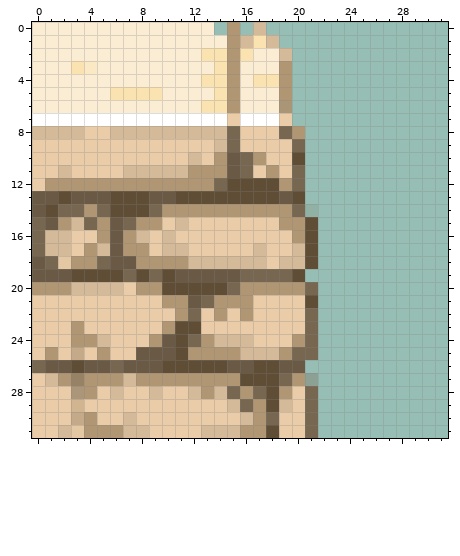
A pixel-art sprite gets an edit: Assets/Sprites/DesertTownWall/desertTownWallBottomRightCorner.png. Above, as it was before the edit.
The file is 32x32 pixels. Pixels under 10% opacity are left out. Colours within 5 levels of each other are drawn and written as one.
Once edited:
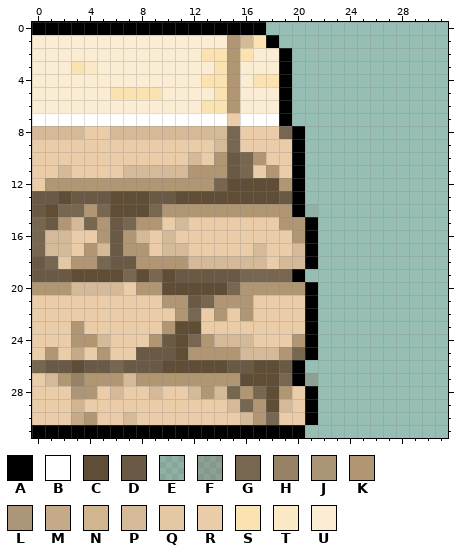
Palette (. is transparent): A #000000  B #ffffff  C #5f4d36  D #6a5a45  E #77665025  F #77665053  G #776650  H #988266  J #ac9271ea  K #b09673  L #ac9679  M #c4aa88  N #d1b591  P #d4ba98  Q #e4c8a3  R #eacda8  S #fbe2b1  T #fbe8c4  U #fbedd3
The author wrote: Outlined Desert Walls
The edit:
@@ x 0..31 @@
- 0 UUUUUUUUUUUUUU.K.P..............
- 1 UUUUUUUUUUUUUUUKPSP.............
- 2 UUUUUUUUUUUUUSSKSUUP............
- 3 UUUSTUUUUUUUUUSKUUUK............
- 4 UUUUUUUUUUUUUSSKUSSK............
- 5 UUUUUUSSSSUUUUSKUUUK............
- 6 UUUUUUUUUUUUUSSKUUUJ............
- 7 BBBBBBBBBBBBBBBRBBBR............
- 8 PPPPRRPPPPPPPPPGRRRGK...........
- 9 RRRRRRRRRRRRRRPGRRRRG...........
-10 RRRRRRRRRRRRPRKDGKRRC...........
-11 RRPRRRRPPPPPKKKDGRKRG...........
-12 RKKKKKKKKKKKKKGCCCCKG...........
-13 DDCDDDCCCDDCCCCCCCCDC...........
-14 DCGGKGCCCGKKKKKKKKKKGE..........
-15 GDKPGKDGKKRPRRRRRRRKKC..........
-16 GPPRRKDKPRPRRRRRRRRRKC..........
-17 GPPRKPDKKRPPRRRRRPRRPC..........
-18 DGQKKGDDKKKKPPPPPPRPPC..........
-19 DDDCCCCGCGCDDDDDGGGGC...........
-20 KKKPPPPRKKCCCCCGKKKKKG..........
-21 RRRRRRRRRRKKDGKKKRRRRC..........
-22 RRRRRRRRRRRKGRKRKRRRRG..........
-23 RRRKRRRRRRKCCRRRRRRRRG..........
-24 RRRKKPRRRKDCGKPPPRRRKG..........
-25 RKRMRKRRDDDCKKKKPPPKGG..........
-26 GDDCDDGDDDCCCCCDDCCDD...........
-27 RPKHKKKPKKKKKKKKCCCGKF..........
-28 RRRLKRPRRPRRPKPGKGCKRG..........
-29 RRRNRRRRRRRRRRRPGKCPRG..........
-30 RRRMKRRPRRRRRRRRPKGRRG..........
-31 RRPQKKKPPRRRRPPPKKCRRG..........
+ 0 AAAAAAAAAAAAAAAAAA..............
+ 1 UUUUUUUUUUUUUUUKPSA.............
+ 2 UUUUUUUUUUUUUSSKSUUA............
+ 3 UUUSTUUUUUUUUUSKUUUA............
+ 4 UUUUUUUUUUUUUSSKUSSA............
+ 5 UUUUUUSSSSUUUUSKUUUA............
+ 6 UUUUUUUUUUUUUSSKUUUA............
+ 7 BBBBBBBBBBBBBBBRBBBA............
+ 8 PPPPRRPPPPPPPPPGRRRGA...........
+ 9 RRRRRRRRRRRRRRPGRRRRA...........
+10 RRRRRRRRRRRRPRKDGKRRA...........
+11 RRPRRRRPPPPPKKKDGRKRA...........
+12 RKKKKKKKKKKKKKGCCCCKA...........
+13 DDCDDDCCCDDCCCCCCCCDA...........
+14 DCGGKGCCCGKKKKKKKKKKAE..........
+15 GDKPGKDGKKRPRRRRRRRKKA..........
+16 GPPRRKDKPRPRRRRRRRRRKA..........
+17 GPPRKPDKKRPPRRRRRPRRPA..........
+18 DGQKKGDDKKKKPPPPPPRPPA..........
+19 DDDCCCCGCGCDDDDDGGGGA...........
+20 KKKPPPPRKKCCCCCGKKKKKA..........
+21 RRRRRRRRRRKKDGKKKRRRRA..........
+22 RRRRRRRRRRRKGRKRKRRRRA..........
+23 RRRKRRRRRRKCCRRRRRRRRA..........
+24 RRRKKPRRRKDCGKPPPRRRKA..........
+25 RKRMRKRRDDDCKKKKPPPKGA..........
+26 GDDCDDGDDDCCCCCDDCCDA...........
+27 RPKHKKKPKKKKKKKKCCCGAF..........
+28 RRRLKRPRRPRRPKPGKGCKRA..........
+29 RRRNRRRRRRRRRRRPGKCPRA..........
+30 RRRMKRRPRRRRRRRRPKGRRA..........
+31 AAAAAAAAAAAAAAAAAAAAA...........
Pixel boxes of the changes (left, top, right, bottom) in both pictures:
changed: (32, 22, 318, 438)
